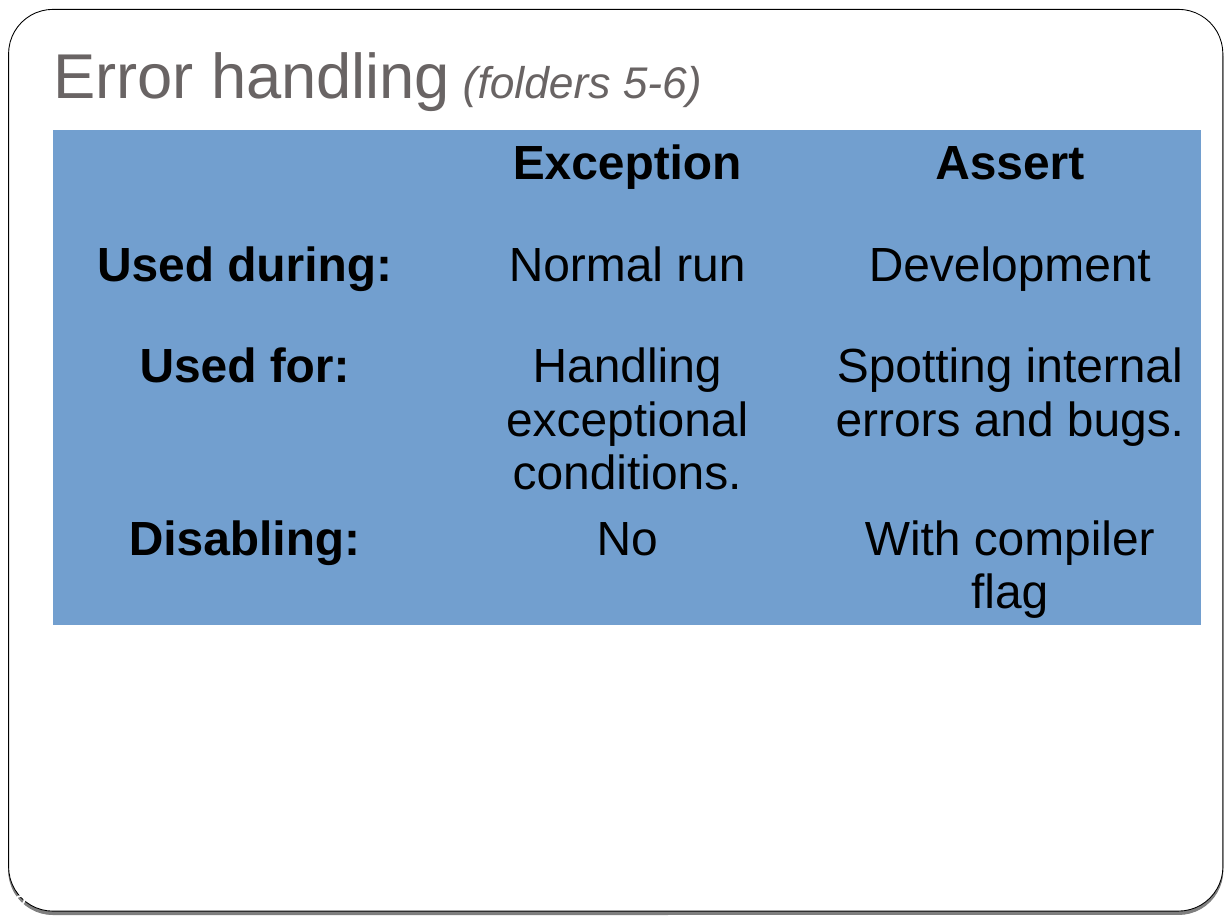
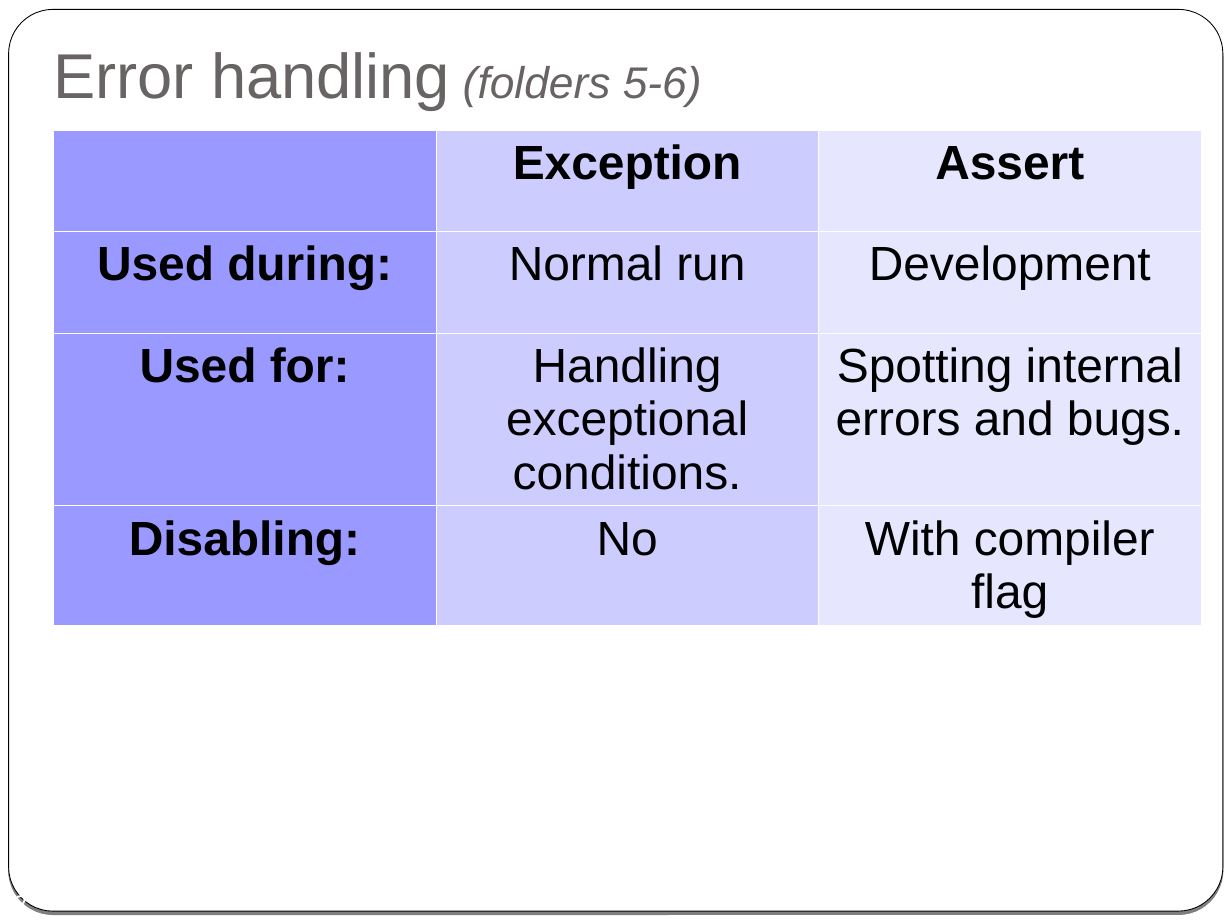
Before and after one commit to cpp-at-ariel/cpp-5778, a slide deck: slide 2 of week04-operator-overloading/slides-error-handling.odp. Drawn at 1232x924 pixels with LibreOffice and Linux fonts; fonts in the diff are those of the drawing. Boxes give left, top, right and bottom in pixels: in the first picture for what was removed or moved away, otherwise in the second. Text is boxed around its words. In the diff, an @@ line names an element or a change of style, - is before the commit and + after.

```diff
--- a/week04-operator-overloading/slides-error-handling.odp
+++ b/week04-operator-overloading/slides-error-handling.odp
@@ table at <box>53,129,1202,625</box> @@
@@ fill #729FCF to #9999FF in 4 cells @@
@@ fill #729FCF to #CCCCFF in 4 cells @@
@@ fill #729FCF to #E6E6FF in 4 cells @@
@@ borders changed @@
```
Also in this commit, not shown: 7 other files.
